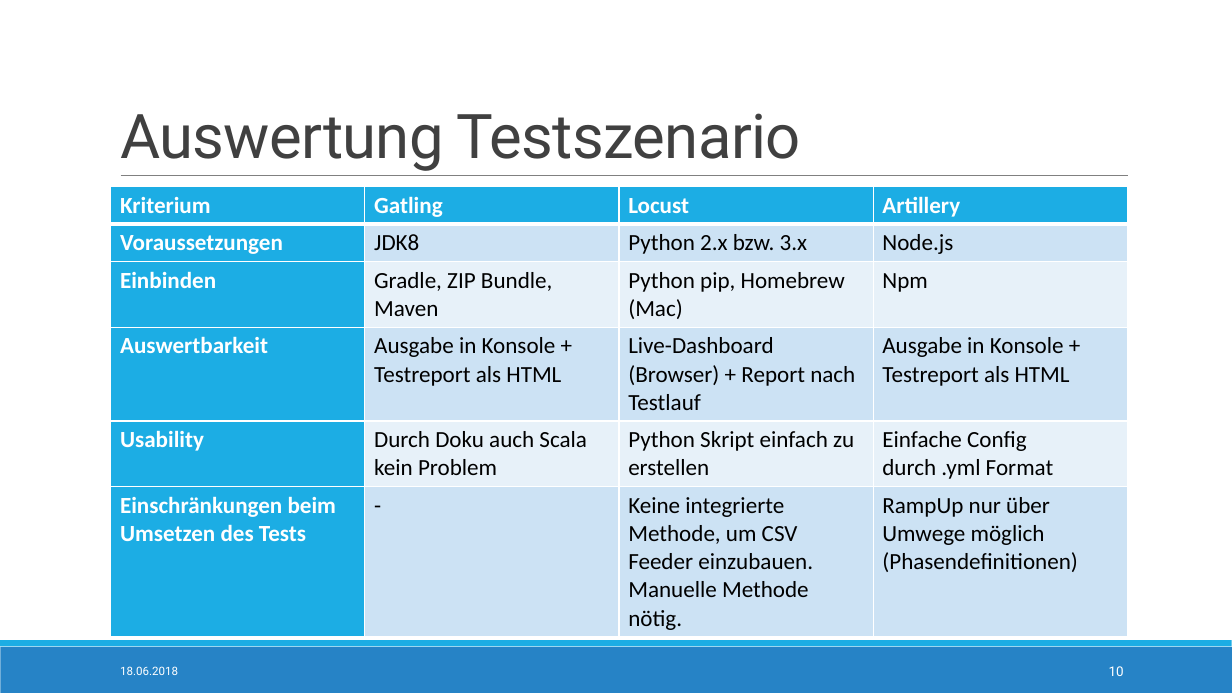
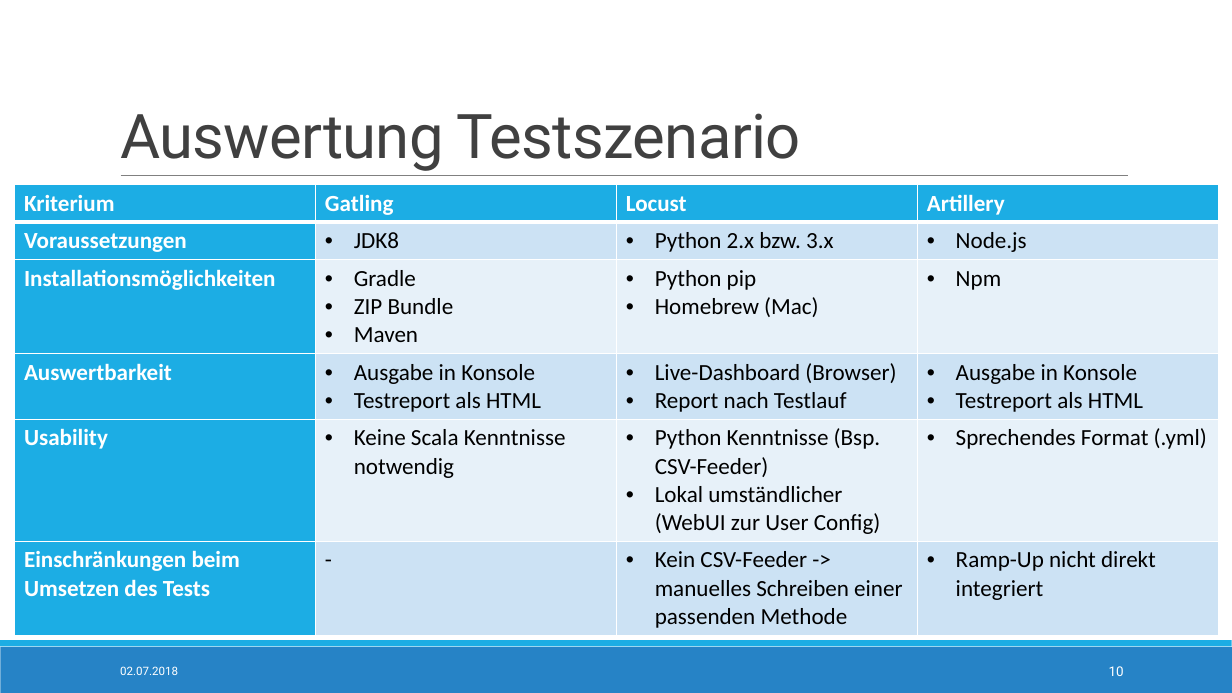
Before and after one commit to StTraeger/sqs-car-webservice, a slide deck: slide 10 of LoadTesting.pptx. Drawn at 1232x693 pixels with LibreOffice and Linux fonts; fonts in the diff are those of the drawing. Boxes give left, top, right and bottom in pixels: in the first picture for what was removed or moved away, otherwise in the second. Text is boxed around its words. In the diff, an @@ line names an element or a change of style, - is before the commit and + after.

```diff
--- a/LoadTesting.pptx
+++ b/LoadTesting.pptx
@@ table at box(15, 185, 1220, 632) @@
-row 3: Einbinden | Gradle, ZIP Bundle, Maven | Python pip, Homebrew (Mac) | Npm
+row 3: Installationsmöglichkeiten | Gradle / ZIP Bundle / Maven | Python pip / Homebrew (Mac) | Npm
-row 4: Auswertbarkeit | Ausgabe in Konsole + Testreport als HTML | Live-Dashboard (Browser) + Report nach Testlauf | Ausgabe in Konsole + Testreport als HTML
+row 4: Auswertbarkeit | Ausgabe in Konsole / Testreport als HTML | Live-Dashboard (Browser) / Report nach Testlauf | Ausgabe in Konsole / Testreport als HTML
-row 5: Usability | Durch Doku auch Scala kein Problem | Python Skript einfach zu erstellen | Einfache Config durch .yml Format
+row 5: Usability | Keine Scala Kenntnisse notwendig | Python Kenntnisse (Bsp. CSV-Feeder) / Lokal umständlicher (WebUI zur User Config) | Sprechendes Format (.yml)
-row 6, column 3: Keine integrierte Methode, um CSV Feeder einzubauen. Manuelle Methode nötig.
+row 6, column 3: Kein CSV-Feeder -> manuelles Schreiben einer passenden Methode
-row 6, column 4: RampUp nur über Umwege möglich (Phasendefinitionen)
+row 6, column 4: Ramp-Up nicht direkt integriert
@@ bullet none to • @@
@@ table: place and size @@
-table at box(111, 187, 1128, 634)
+table at box(15, 185, 1220, 632)
@@ text at box(120, 666, 178, 675): text changed @@
-18.06.2018
+02.07.2018
```
Also in this commit, not shown: 9 other slides changed, 1 slide removed.
